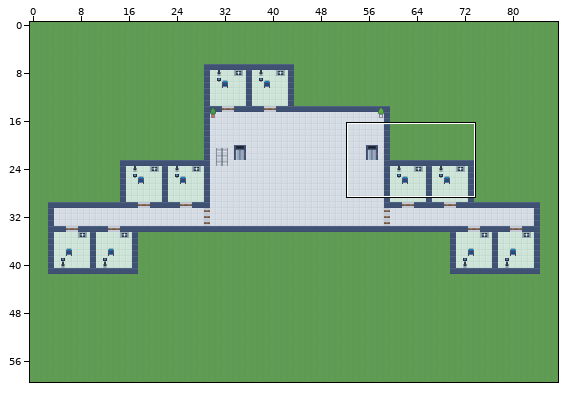
An edit to a level. Tiled map (JSON), hospital2d/maps/floor1.tmj. Above: a wide view before the commit, with the close-up outlined.
Close-up. Earlier state:
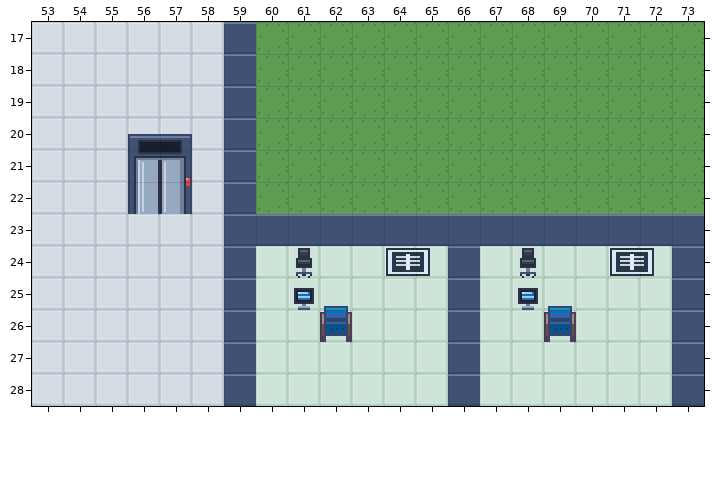
Cells are 16x16 px. Shown: x 53..73, y 17..28. The commit also changed other parts of the map, which this record leaves out.
New version:
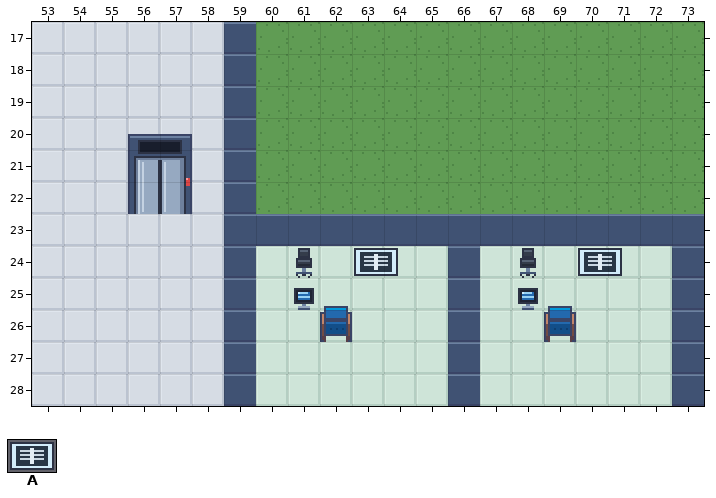
Key: from "hospital": A 60 "xray_viewer".
Objects are placed by their top-left corner, in cells (3,4 is the top-left corner of cell 3,4); size is 1x1 cell unless given.
Edits made:
Layer "furniture":
Object A "xray_viewer" at 64,24 size 1.5x1 moves outside this view.
Object A "xray_viewer" at 63,24 size 1.5x1 comes in from outside this view.
Object A "xray_viewer" at 70,24 size 1.5x1 comes in from outside this view.
Object A "xray_viewer" at 71,24 size 1.5x1 moves outside this view.
Pixel boxes of the changes (left, top, right, bottom) in both close-ups:
changed: (354, 248, 430, 276)
changed: (578, 248, 654, 276)
